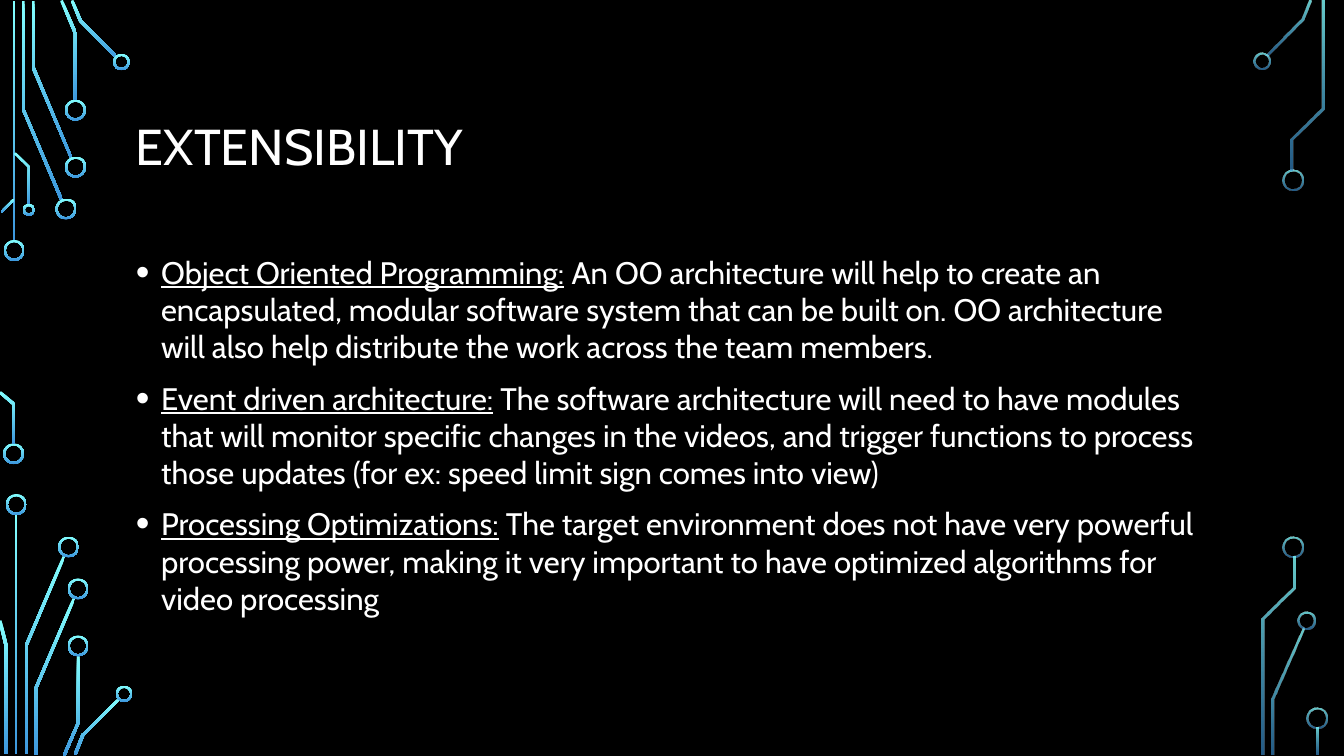
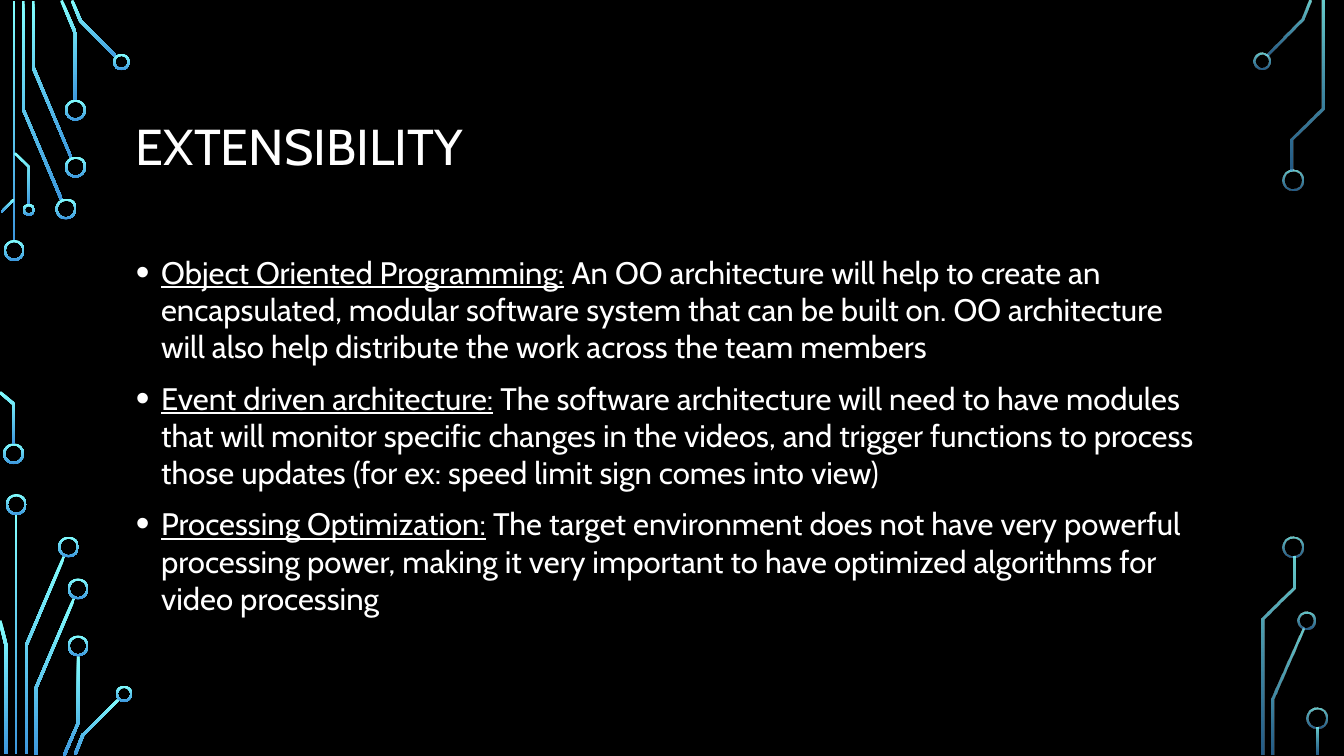
Before and after one commit to Scarabyte/SSW690-Project, a slide deck: slide 5 of docs/Presentations/Computer Vision Driving Aids Project Overview.pptx. Drawn at 1344x756 pixels with LibreOffice and Linux fonts; fonts in the diff are those of the drawing; background and template pictures are left out. Boxes give left, top, right and bottom in pixels: in the first picture for what was removed or moved away, otherwise in the second. Text is boxed around its words. In the diff, an @@ line names an element or a change of style, - is before the commit and + after.

Commit message:
Updated the presentation with feedback from team standup meeting

```diff
--- a/docs/Presentations/Computer Vision Driving Aids Project Overview.pptx
+++ b/docs/Presentations/Computer Vision Driving Aids Project Overview.pptx
@@ text at box(161, 260, 1163, 366): text changed @@
-• Object Oriented Programming: An OO architecture will help to create an encapsulated, modular software system that can be built on. OO architecture will also help distribute the work across the team members.
+• Object Oriented Programming: An OO architecture will help to create an encapsulated, modular software system that can be built on. OO architecture will also help distribute the work across the team members
@@ text at box(161, 511, 1180, 618): text changed @@
-• Processing Optimizations: The target environment does not have very powerful processing power, making it very important to have optimized algorithms for video processing
+• Processing Optimization: The target environment does not have very powerful processing power, making it very important to have optimized algorithms for video processing
```
Also in this commit, not shown: 7 other slides changed.
